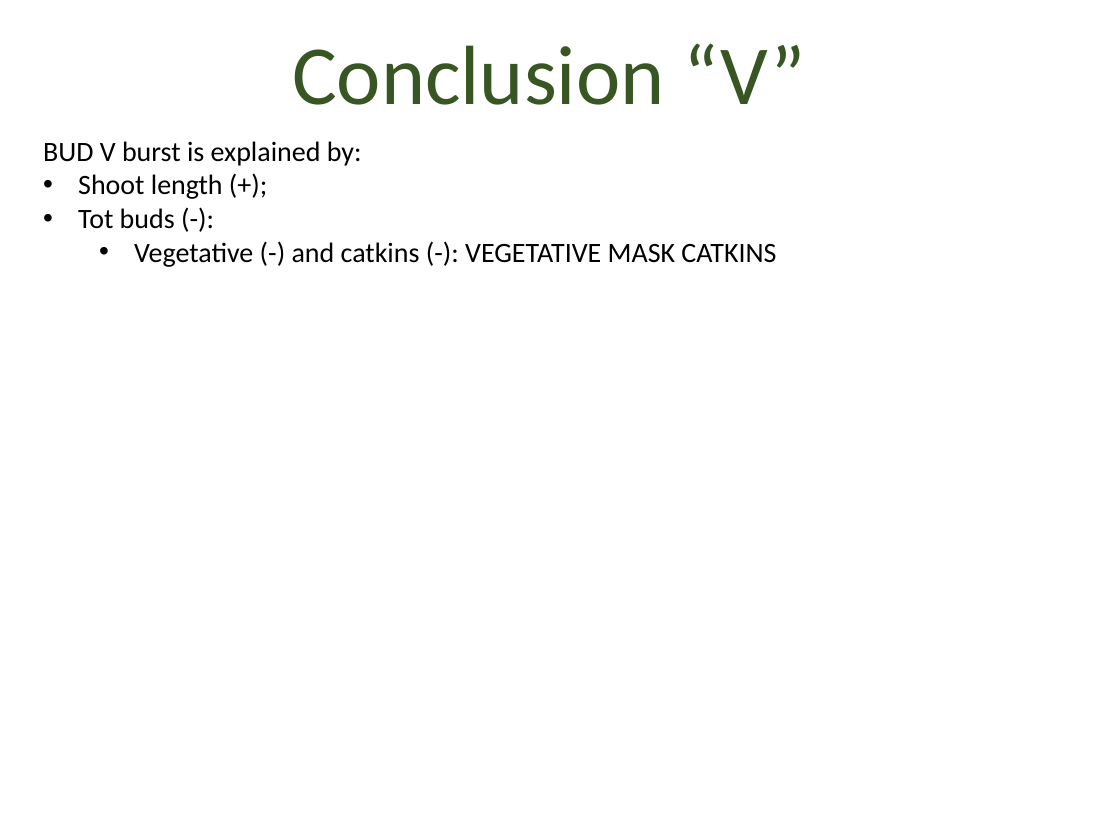
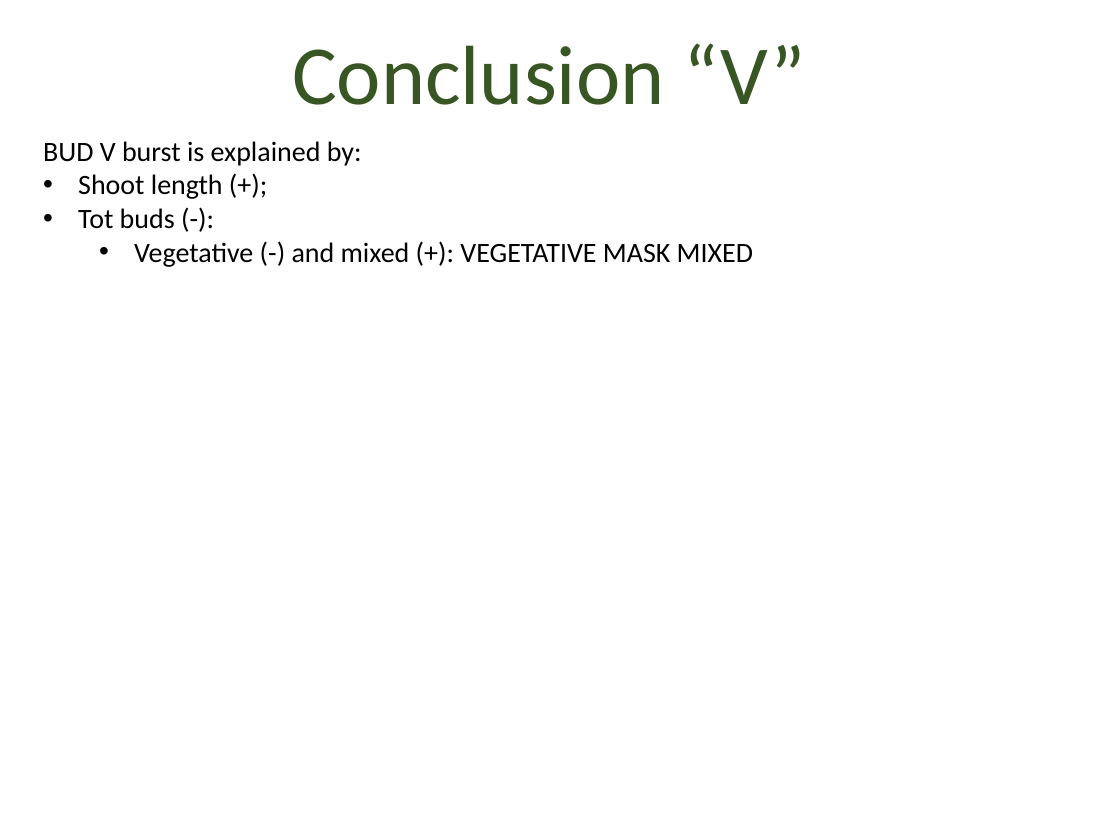
Before and after one commit to Corilana/L-HAZELNUT, a slide deck: slide 24 of Procedures_coding_hazelnut_architecture.pptx (slide 28 before the commit). Drawn at 1120x840 pixels with LibreOffice and Linux fonts; fonts in the diff are those of the drawing. Boxes give left, top, right and bottom in pixels: in the first picture for what was removed or moved away, otherwise in the second. Text is boxed around its words. In the diff, an @@ line names an element or a change of style, - is before the commit and + after.

```diff
--- a/Procedures_coding_hazelnut_architecture.pptx
+++ b/Procedures_coding_hazelnut_architecture.pptx
@@ text at (134,242,753,267): text changed @@
-  • Vegetative (-) and catkins (-): VEGETATIVE MASK CATKINS
+  • Vegetative (-) and mixed (+): VEGETATIVE MASK MIXED
```
Also in this commit, not shown: 1 other slide changed, 19 slides added, 24 slides removed, 1 other file.
